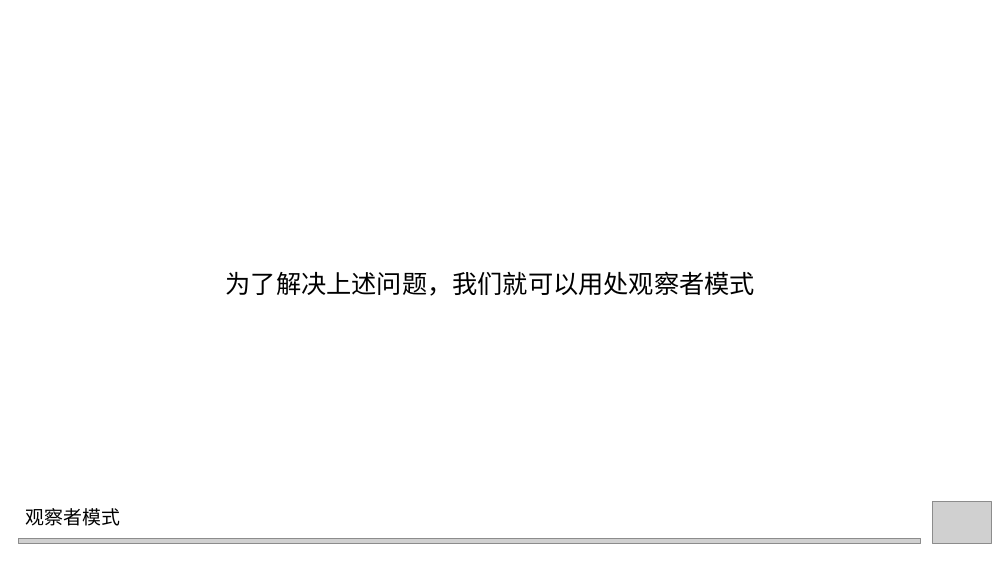
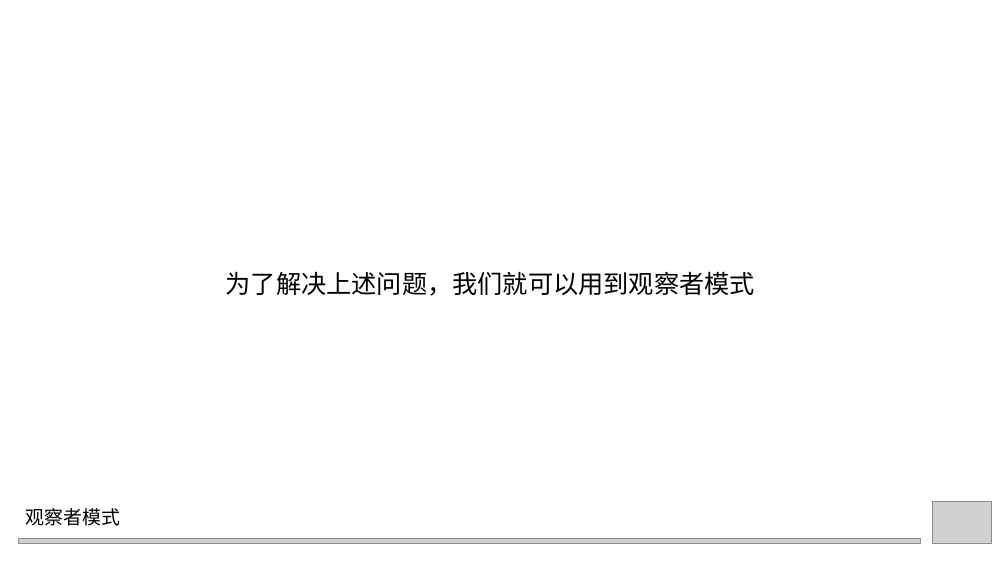
Before and after one commit to lujianzhi/DesignPatterns, a slide deck: slide 7 of ppt/设计模式_观察者模式_卢建至.pptx. Drawn at 1008x567 pixels with LibreOffice and Linux fonts; fonts in the diff are those of the drawing; grey boxes stand for pictures. Boxes give left, top, right and bottom in pixels: in the first picture for what was removed or moved away, otherwise in the second. Text is boxed around its words. In the diff, an @@ line names an element or a change of style, - is before the commit and + after.

Commit message:
观察者模式分享demo

```diff
--- a/ppt/设计模式_观察者模式_卢建至.pptx
+++ b/ppt/设计模式_观察者模式_卢建至.pptx
@@ text at bbox=[226, 271, 755, 296]: text changed @@
-为了解决上述问题，我们就可以用处观察者模式
+为了解决上述问题，我们就可以用到观察者模式
```
